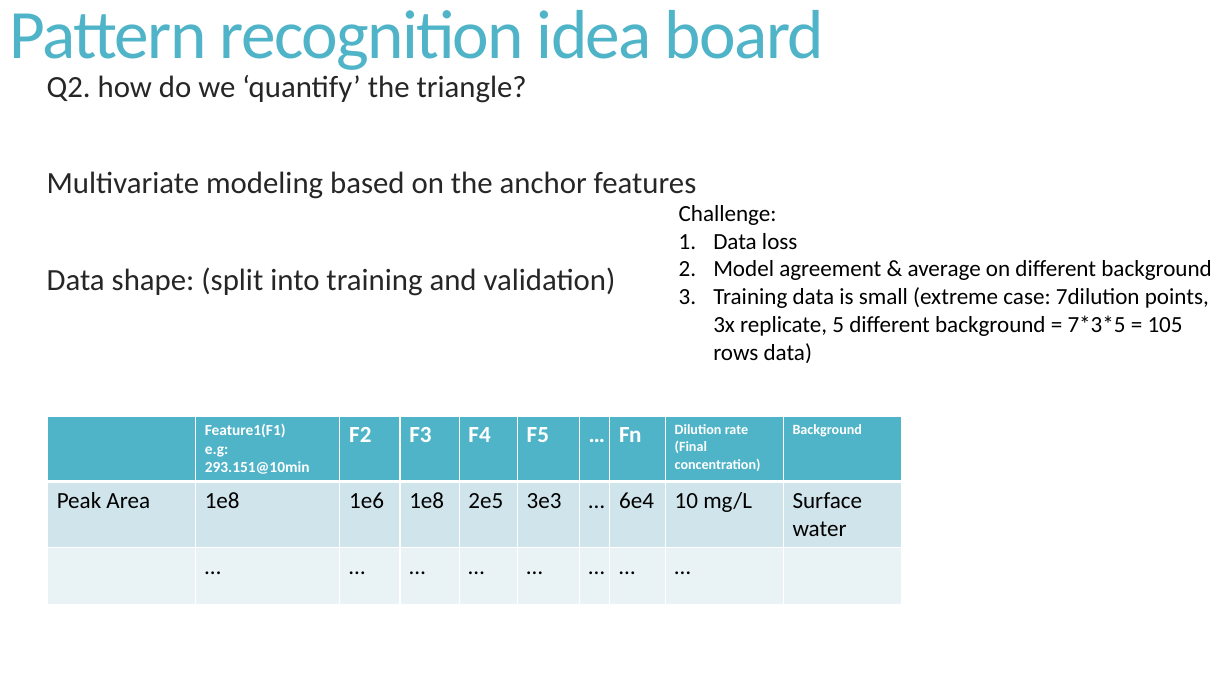
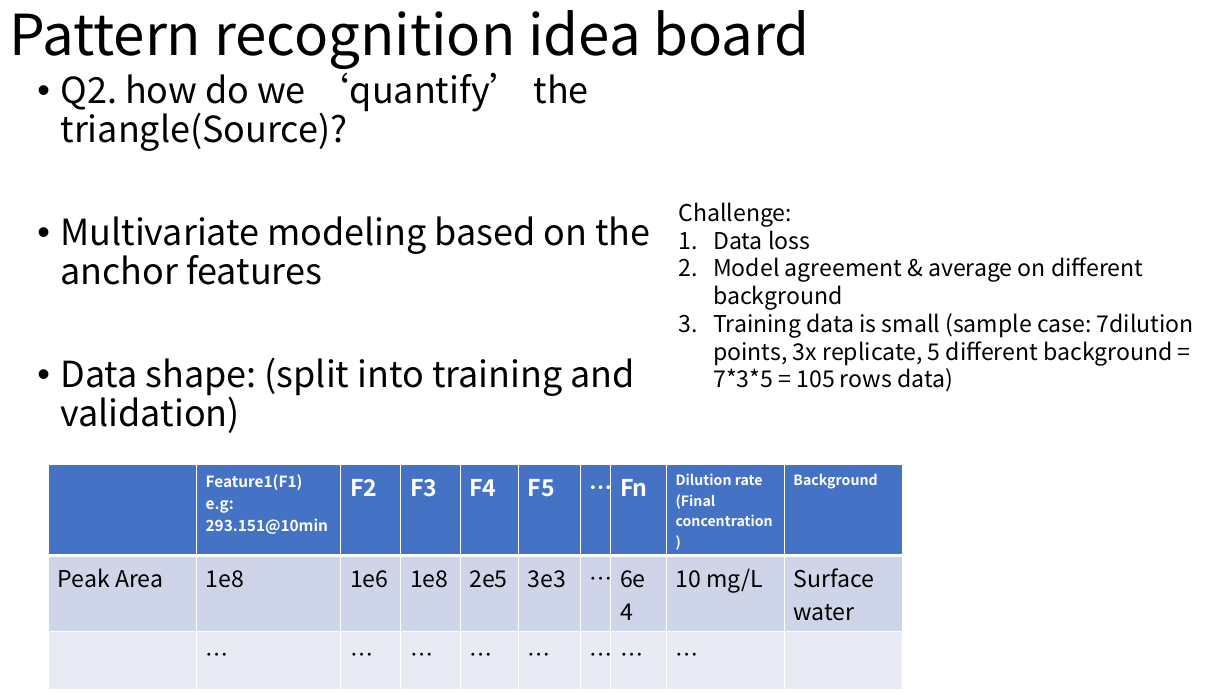
Before and after one commit to XiminHu/mass-suite, a slide deck: slide 11 of doc/20201102-projectmeeting.pptx (slide 10 before the commit). Drawn at 1232x693 pixels with LibreOffice and Linux fonts; fonts in the diff are those of the drawing. Boxes give left, top, right and bottom in pixels: in the first picture for what was removed or moved away, otherwise in the second. Text is boxed around its words. In the diff, an @@ line names an element or a change of style, - is before the commit and + after.

```diff
--- a/doc/20201102-projectmeeting.pptx
+++ b/doc/20201102-projectmeeting.pptx
@@ title "Pattern recognition idea board" at (9, 10, 810, 69): size 54 to 44 pt, font Calibri to Noto Sans CJK SC, text colour #50B4C8 to #000000, letter spacing -1.2 to 0 pt; line spacing 0.85 to 0.9 @@
@@ text at (61, 67, 589, 151): text changed; size 24 to 28 pt; font Calibri to Noto Sans CJK SC; text colour #262626 to #000000 @@
-  Q2. how do we ‘quantify’ the triangle?
+• Q2. how do we ‘quantify’ the triangle(Source)?
@@ text at (679, 202, 1143, 310): font Calibri to Noto Sans CJK SC in "Challenge:", "Data loss", "Model agreement & average on different background" @@
@@ text at (61, 216, 650, 433): size 24 to 28 pt, font Calibri to Noto Sans CJK SC, text colour #262626 to #000000 in "Multivariate modeling based on the anchor features", "Data shape: (split into training and validation)"; bullet   to •; line spacing 0.85 to 0.9; less space between paragraphs @@
@@ text at (713, 309, 1194, 392): text changed; font Calibri to Noto Sans CJK SC @@
-3. Training data is small (extreme case: 7dilution points, 3x replicate, 5 different background = 7*3*5 = 105 rows data)
+3. Training data is small (sample case: 7dilution points, 3x replicate, 5 different background = 7*3*5 = 105 rows data)
@@ table at (48, 465, 902, 652) @@
@@ fill #50B4C8 to #4472C4 in row 1 @@
@@ fill #D0E5EB to #CFD5EA in row 2 @@
@@ fill #E9F2F5 to #E9EBF5 in row 3 @@
@@ font Calibri to Noto Sans CJK SC @@
@@ table: place and size @@
-table at (47, 416, 901, 603)
+table at (48, 465, 902, 652)
```
Also in this commit, not shown: 10 other slides changed, 2 slides added.
